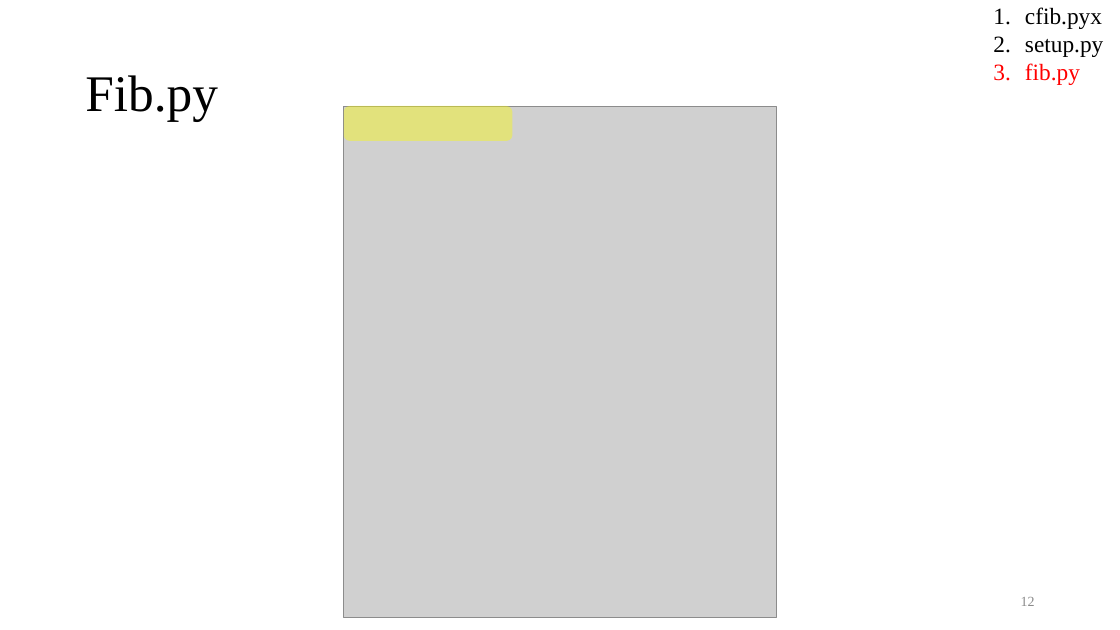
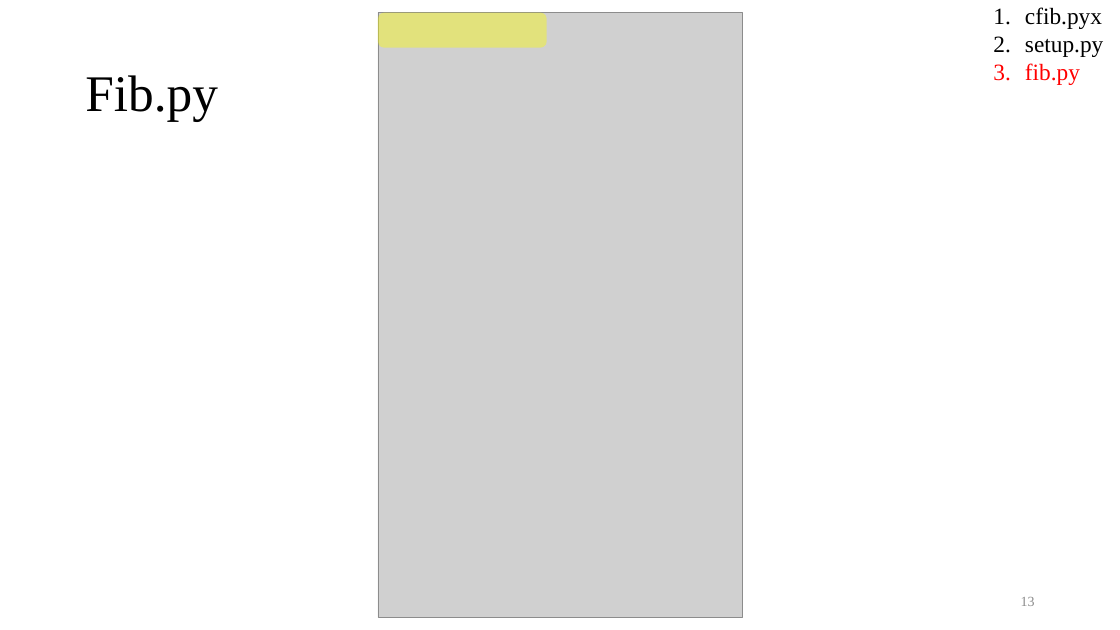
Before and after one commit to Ch-EnShen/intro_to_cp_I_mid, a slide deck: slide 13 of Introduction to cython.pptx (slide 12 before the commit). Drawn at 1120x630 pixels with LibreOffice and Linux fonts; fonts in the diff are those of the drawing; grey boxes stand for pictures. Boxes give left, top, right and bottom in pixels: in the first picture for what was removed or moved away, otherwise in the second. Text is boxed around its words. In the diff, an @@ line names an element or a change of style, - is before the commit and + after.

```diff
--- a/Introduction to cython.pptx
+++ b/Introduction to cython.pptx
@@ rounded rectangle: place and size @@
-rounded rectangle at [344,106,513,141]
+rounded rectangle at [378,13,547,48]
@@ picture: place and size @@
-picture at [344,106,776,618]
+picture at [378,13,742,618]
@@ page number at [1021,597,1035,606]: text changed @@
-12
+13
```
Also in this commit, not shown: 9 other slides changed, 1 slide added, 6 other files.
